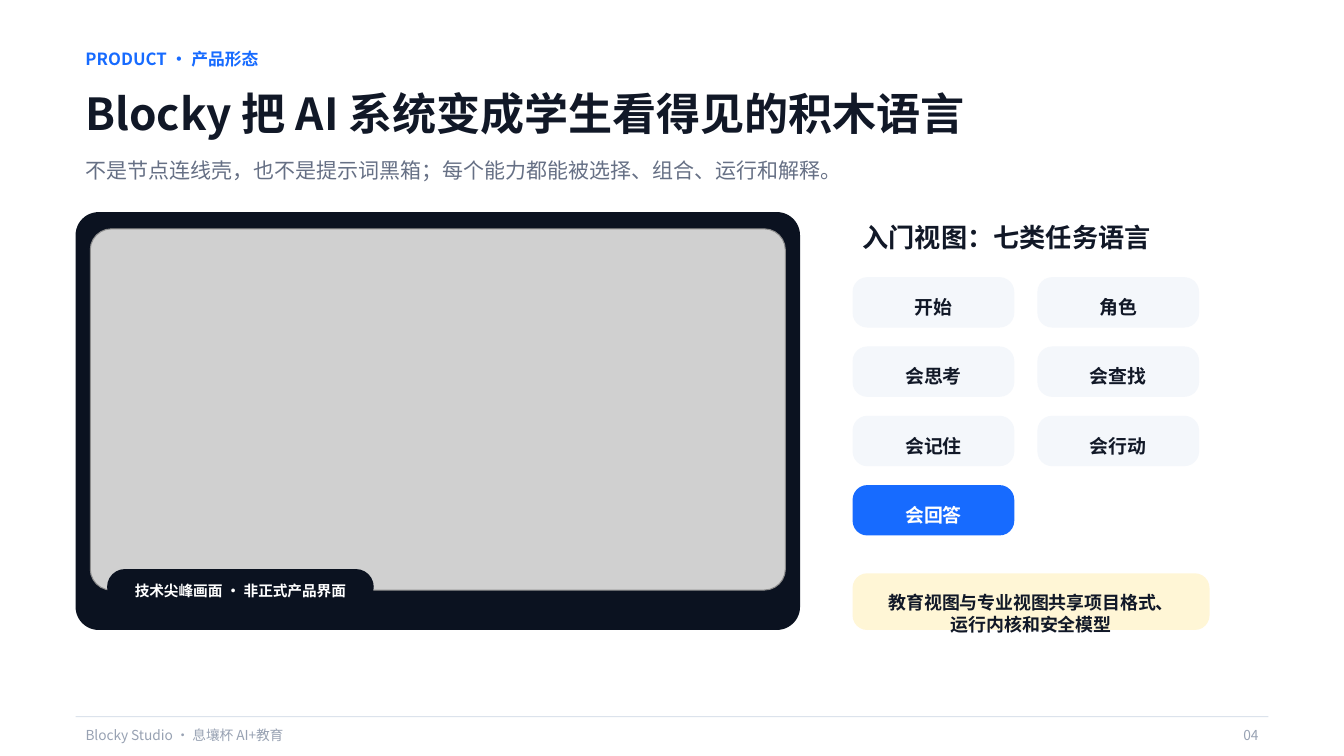
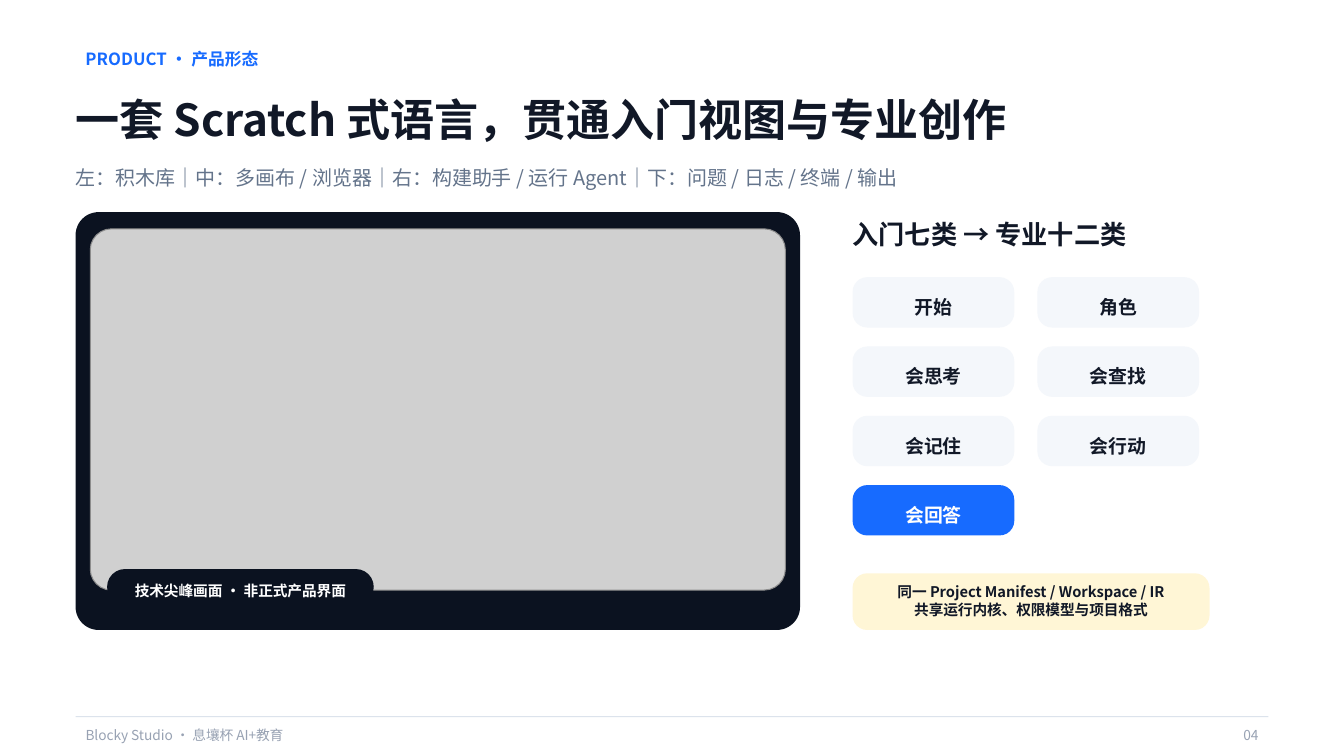
Before and after one commit to q2955161835-debug/Blocky-AI, a slide deck: slide 4 of PPT与商业计划书/Blocky-Studio-息壤杯-AI+教育.pptx. Drawn at 1344x756 pixels with LibreOffice and Linux fonts; fonts in the diff are those of the drawing; grey boxes stand for pictures. Boxes give left, top, right and bottom in pixels: in the first picture for what was removed or moved away, otherwise in the second. Text is boxed around its words. In the diff, an @@ line names an element or a change of style, - is before the commit and + after.

Commit message:
docs: enrich Blocky contest deck with compatibility templates

```diff
--- a/PPT与商业计划书/Blocky-Studio-息壤杯-AI+教育.pptx
+++ b/PPT与商业计划书/Blocky-Studio-息壤杯-AI+教育.pptx
@@ text at (76, 98, 1006, 142): text changed @@
-Blocky 把 AI 系统变成学生看得见的积木语言
+一套 Scratch 式语言，贯通入门视图与专业创作
@@ text at (76, 168, 898, 190): text changed; size 15 to 14.2 pt; text colour #667085 to #64748B @@
-不是节点连线壳，也不是提示词黑箱；每个能力都能被选择、组合、运行和解释。
+左：积木库｜中：多画布 / 浏览器｜右：构建助手 / 运行 Agent｜下：问题 / 日志 / 终端 / 输出
@@ text at (853, 221, 1126, 247): text changed @@
-入门视图：七类任务语言
+入门七类 → 专业十二类
@@ vertical alignment top to middle in 4 elements at (853, 221, 1126, 247), (76, 98, 1006, 142), (76, 168, 898, 190), (897, 585, 1165, 617) @@
@@ text at (897, 585, 1165, 617): text changed; size 12.8 to 10.5 pt @@
-教育视图与专业视图共享项目格式、运行内核和安全模型
+同一 Project Manifest / Workspace / IR
+共享运行内核、权限模型与项目格式
```
Also in this commit, not shown: 4 other slides changed, 1 slide added, 1 slide removed, 1 other file.
